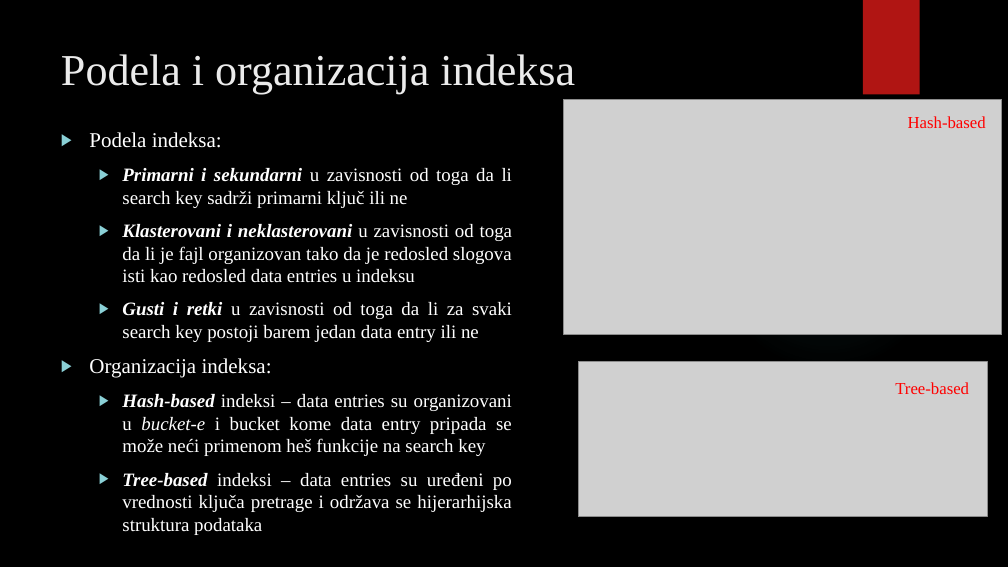
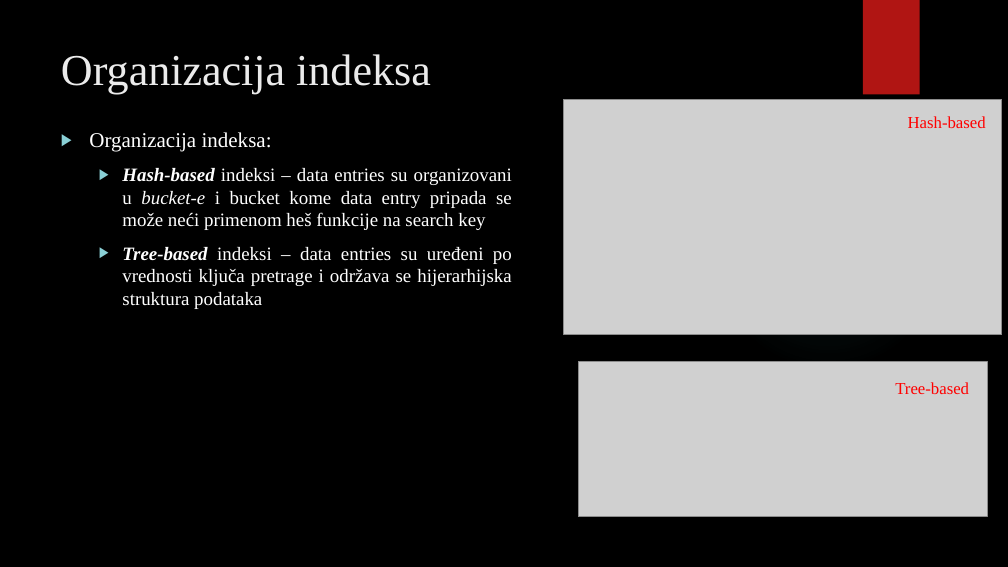
Before and after one commit to Kristina-A/DBMS, a slide deck: slide 4 of Seminarski rad I/Interna struktura i organizacija indeksa MongoDB baze podataka.pptx (slide 5 before the commit). Drawn at 1008x567 pixels with LibreOffice and Linux fonts; fonts in the diff are those of the drawing; grey boxes stand for pictures; background and template pictures are left out. Boxes give left, top, right and bottom in pixels: in the first picture for what was removed or moved away, otherwise in the second. Text is boxed around its words. In the diff, an @@ line names an element or a change of style, - is before the commit and + after.

```diff
--- a/Seminarski rad I/Interna struktura i organizacija indeksa MongoDB baze podataka.pptx
+++ b/Seminarski rad I/Interna struktura i organizacija indeksa MongoDB baze podataka.pptx
@@ title at [61,54,431,94]: text changed @@
-Podela i organizacija indeksa
+Organizacija indeksa
@@ text at [89,132,512,342]: paragraphs removed @@
-▶ Podela indeksa:
-  ▶ Primarni i sekundarni u zavisnosti od toga da li search key sadrži primarni ključ ili ne
-  ▶ Klasterovani i neklasterovani u zavisnosti od toga da li je fajl organizovan tako da je redosled slogova isti kao redosled data entries u indeksu
-  ▶ Gusti i retki u zavisnosti od toga da li za svaki search key postoji barem jedan data entry ili ne
```
Also in this commit, not shown: 2 other slides changed, 2 slides removed.
